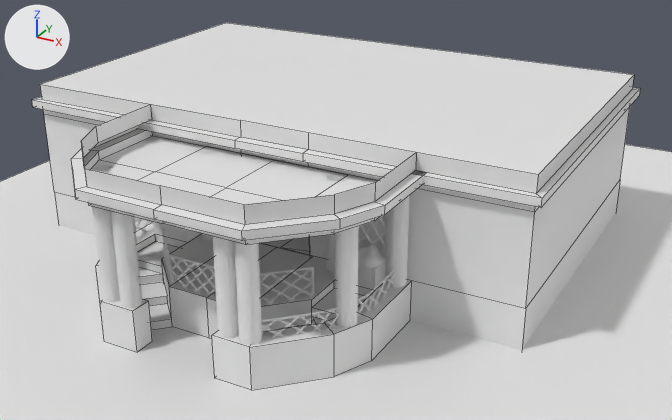
Two versions of the Blender file Assets/Models/Blend/HouseMK2.blend, one commit apart.
The view is the same before and after, from a 50 mm camera at (10.81, -19.96, 9.67) aimed at (0.28, -0.8, 0.1). The lights are fixed; the arrows at upper left show +X, +Y and +Z. Mesh edges are drawn as thin lines on the coarser meshes.

Before the edit, the objects in view are built like this:
```python
me_cube_005 = bpy.data.meshes.new('Cube.005')
me_cube_005.from_pydata(...)  # 48 vertices, 42 faces; spans x -7.28..6.28, y -3.45..5.28, z -2.6..2.6
me_cube_008 = bpy.data.meshes.new('Cube.008')
me_cube_008.from_pydata(...)  # 88 vertices, 84 faces; spans x -2.39..2.39, y 0.0, z 0.0..1.0
me_plane = bpy.data.meshes.new('Plane')
me_plane.from_pydata([(-11.0, -11.0, 0.0), (11.0, -11.0, 0.0), (-11.0, 11.0, 0.0), (11.0, 11.0, 0.0)], [], [(0, 1, 3, 2)])
ob_ground = bpy.data.objects.new('Ground', me_plane)
ob_ground.parent = ob_outside
ob_ground.location = (0.0, 0.0, -1.0)
ob_outerrailing = bpy.data.objects.new('OuterRailing', me_cube_008)
ob_outerrailing.parent = ob_outside
ob_outerrailing.location = (2.793, -5.787, -0.6)
_m = ob_outerrailing.modifiers.new('Curve', 'CURVE')
_m.object = ob_beziercurve_001
_m = ob_outerrailing.modifiers.new('Mirror', 'MIRROR')
_m.mirror_object = ob_outerporchwalls
_m = ob_outerrailing.modifiers.new('Wireframe', 'WIREFRAME')
_m.thickness = 0.05
_m.use_boundary = True
ob_outerwalls = bpy.data.objects.new('OuterWalls', me_cube_005)
ob_outerwalls.parent = ob_outside
ob_outerwalls.location = (0.0, 0.0, 0.4)
# also in view: 'UpperPorch' at (0.0, -5.33, 2.6); 'OuterPorchWalls' at (0.0, -5.2, -0.5); 'PorchStairs' at (0.0, -4.95, -0.5); 'Cylinder' at (0.0, -5.2, 1.1); 'Porch' at (0.0, -4.6, -0.5)
```
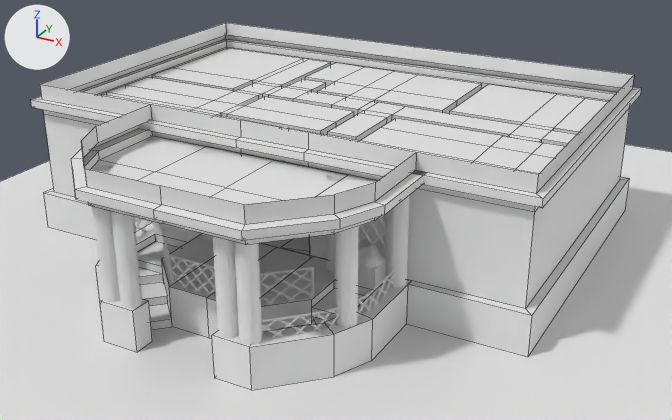
Diff of the bpy script that builds the scene:
```diff
--- a/Assets/Models/Blend/HouseMK2.blend.py
+++ b/Assets/Models/Blend/HouseMK2.blend.py
@@ me_cube_005 @@
 # used by ob_outerwalls; parent = ob_outside; location = (0.0, 0.0, 0.4)
-me_cube_005.from_pydata(...)  # 48 vertices, 42 faces; spans x -7.28..6.28, y -3.45..5.28, z -2.6..2.6
+me_cube_005.from_pydata(...)  # 60 vertices, 50 faces; spans x -7.3..6.3, y -3.4..5.3, z -1.4..2.6
+# me_cube_005 part 1
+# 4 vertices are removed from x -7.1..6.1, y -3.2..5.1, z -2.6
+# 8 faces are deleted
+# 4 vertices in x -0.9..0.9, y -3.45, z 2.0..2.2 move by (0.0, 0.05, 0.0)
+# 10 vertices move from x -7.28..6.28, y -3.38..5.28, z -2.6..2.2 to x -7.3..6.3, y -3.4..5.3, z -1.4..2.2
+# 16 vertices are added at x -7.3..6.3, y -3.4..5.3, z -1.4..-0.4
+# 16 new faces join them
```

Changed parts and their boxes (x1, y1, x2, y2) in the pictures (672 x 420 px):
'OuterWalls', reshaped: before (32, 23, 640, 350); after (31, 23, 641, 357)
part 1 of me_cube_005, built on: before (32, 23, 640, 350); after (31, 35, 641, 357)
'Ceiling', unchanged, uncovered by the edit: after (101, 48, 608, 175)
'Walls', unchanged, uncovered by the edit: after (152, 62, 579, 146)
